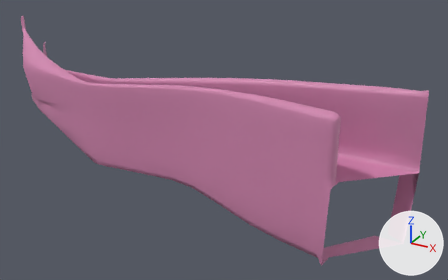
A saved change to the FBX model Assets/Terrain/terrain_W3A3.fbx.
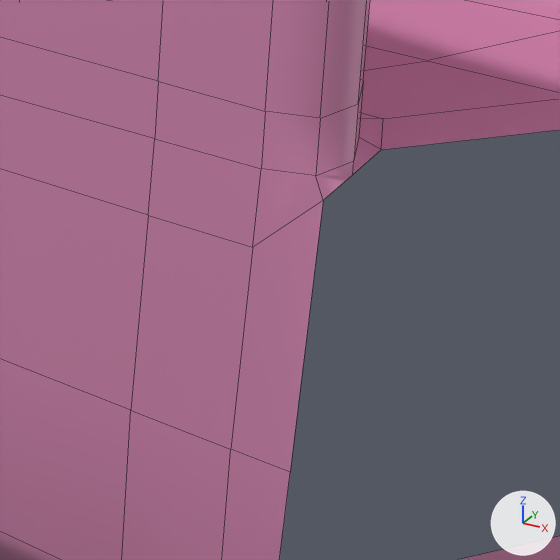
Old and new are each drawn whole from a 50 mm camera at (301.9, -1387.2, 274.3) aimed at (48.5, -926.5, 43.9) and again close up on the part from 63% to 81% of the width and 57% to 86% of the height. Arrows for +X, +Y and +Z are at lower right; the lights stay in place. The close-ups show mesh edges as thin lines. Where no turn or scale is listed for an object, it has been applied to the vertices.

The scene before the commit, as lines of its bpy script (objects in view):
```python
me_mesh = bpy.data.meshes.new('Mesh')
me_mesh.from_pydata(...)  # 731 vertices, 680 faces; spans x -398.0..61.0, y -54.0..91.0, z -29.0..100.0
me_mesh.materials.append(mat_w3_shade)  # pink #d287b0
# before: 3 (16.0, -41.0, 38.0) at pixel (381, 149), 9 (15.0, -54.0, 38.0) at pixel (323, 200), 211 (16.0, -47.0, 38.0) at pixel (352, 174), 212 (14.0, -53.0, 5.0) at pixel (290, 472)
ob_w3a3_mesh = bpy.data.objects.new('W3A3_mesh', me_mesh)
ob_w3a3_mesh.location = (167.1, -961.0, 30.7)
```
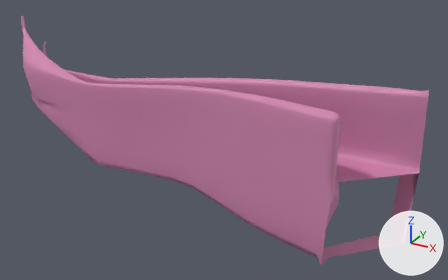
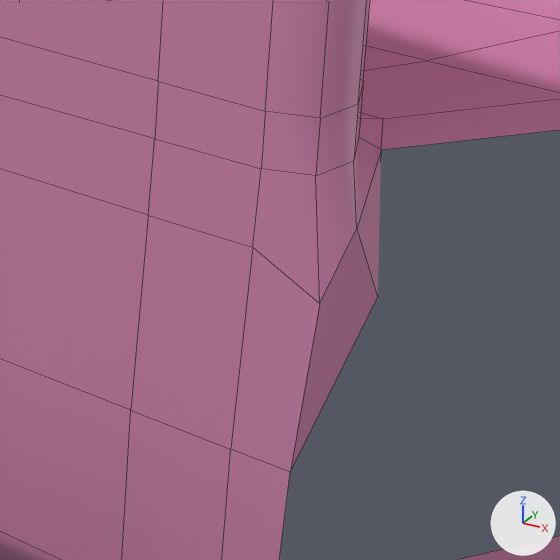
Commit message: fixed gaps in terrain

Where the change shows, as pixel boxes [x1, y1, x2, y2] in the close-ups (560 x 560 px):
part 1 of me_mesh, built on: [231, 138, 381, 472] in both

The change, as a diff of the scene's bpy script:
```diff
--- a/Assets/Terrain/terrain_W3A3.fbx.py
+++ b/Assets/Terrain/terrain_W3A3.fbx.py
@@ me_mesh @@
 me_mesh.from_pydata(...)  # 731 vertices, 680 faces; spans x -398.0..61.0, y -54.0..91.0, z -29.0..100.0
 # used by ob_w3a3_mesh; location = (167.1, -961.0, 30.7)
 # verts and faces of me_mesh; kept vertices keep their numbers, new ones are numbered from 731
+# me_mesh part 1
+verts[9] = (15.0, -54.0, 26.0)  # moved, pixel (319, 303)
+verts[211] = (17.0, -47.0, 32.0)  # moved, pixel (356, 228)
+verts[731] = (16.0, -41.0, 24.0)
+verts[732] = (19.0, -47.0, 24.0)  # pixel (377, 297)
+faces += [(3, 211, 732, 731), (9, 212, 732, 211)]
 me_mesh.materials.append(mat_w3_shade)
```
